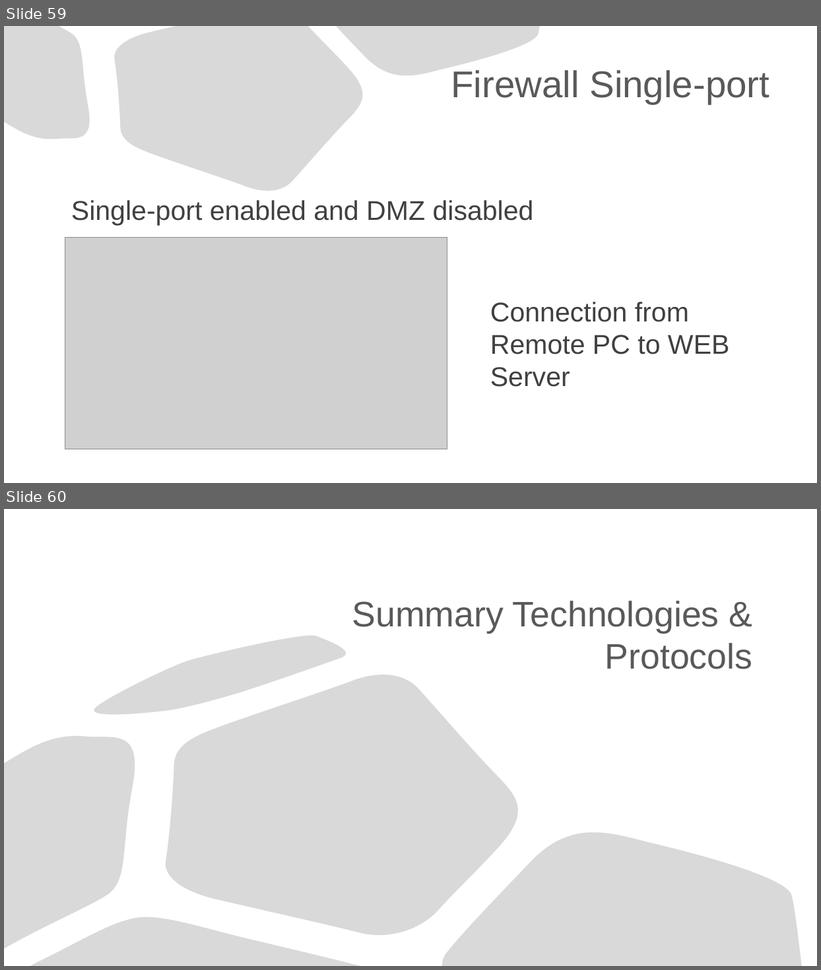
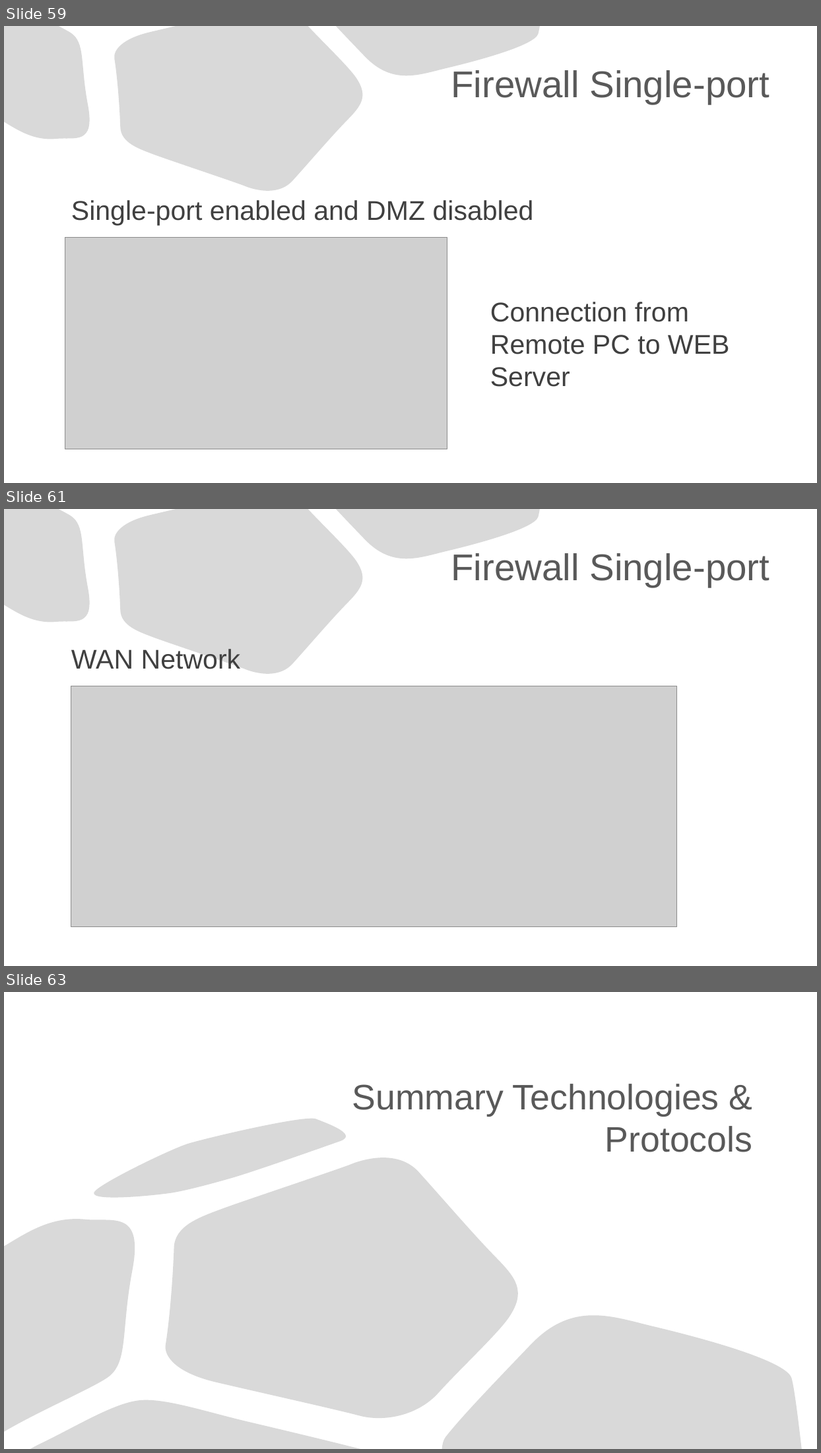
Before and after one commit to Advanced-Diploma-of-IT-Tel-Network-Eng/Assessments, a slide deck: TERM1-BLOCK1/2-ICTNWK541-Configure_Verify_Troubleshoot_WAN_links-IP_services/Assessmet_Task2/Task2/ICTNWK541 Assessment task.pptx. Shown one above the other, each under a label of ours: slides 59 and 60 before the commit, slides 59, 61 and 63 after it; the slides between them are not shown. The pictures are 821x970 and 821x1453 pixels, drawn with LibreOffice and Linux fonts; fonts in the diff are those of the drawing; grey boxes stand for pictures. Boxes give left, top, right and bottom in pixels: in the first picture for what was removed or moved away, otherwise in the second. Text is boxed around its words. In the diff, an @@ line names an element or a change of style, - is before the commit and + after.

Commit message:
document and presentation, logging network

```diff
--- a/TERM1-BLOCK1/2-ICTNWK541-Configure_Verify_Troubleshoot_WAN_links-IP_services/Assessmet_Task2/Task2/ICTNWK541 Assessment task.pptx
+++ b/TERM1-BLOCK1/2-ICTNWK541-Configure_Verify_Troubleshoot_WAN_links-IP_services/Assessmet_Task2/Task2/ICTNWK541 Assessment task.pptx
@@ slide 61 added at [4,509,817,966], background #FFFFFF; not listed: 3 template elements that a slide beside it also shows @@
@@ title added at [451,553,770,587], 44 pt, text #595959 @@
+Firewall Single-port
@@ text added at [71,649,241,669], 32 pt, text #404040 @@
+WAN Network
@@ picture added at [71,686,677,927] @@
@@ what was slide 60 is now slide 63 @@
```
Also in this commit, not shown: 2 other slides added, 1 other file.
